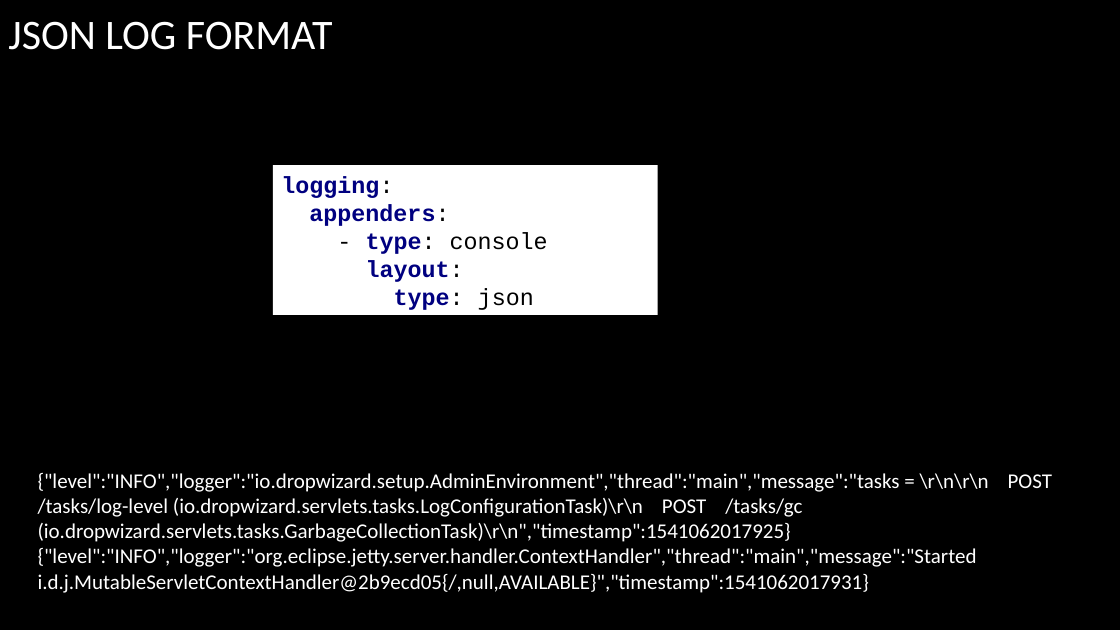
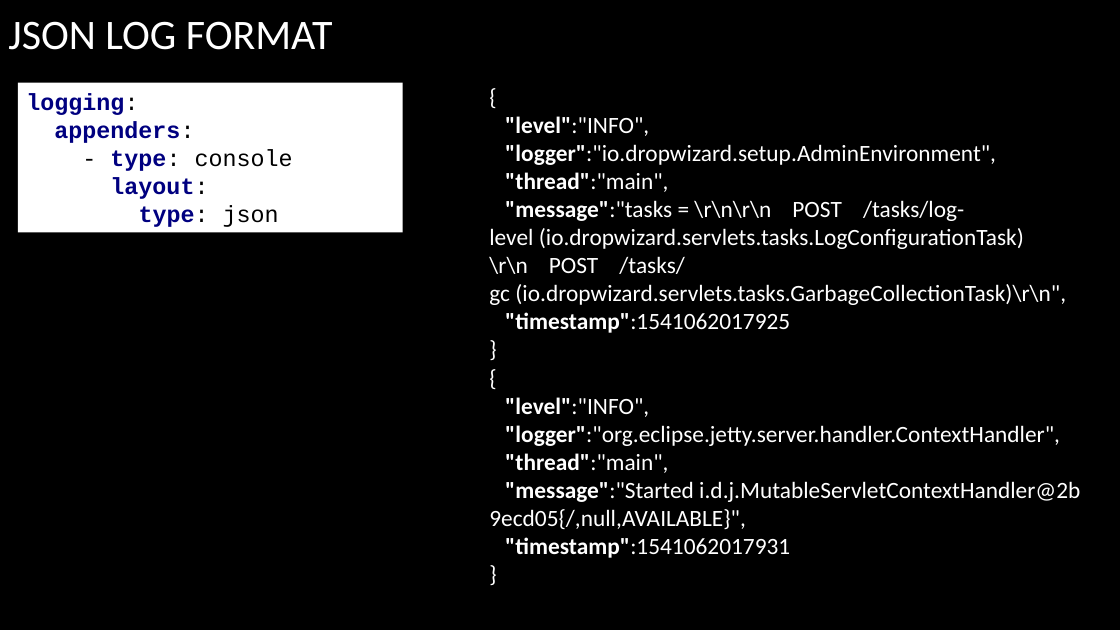
Before and after one commit to arenat/wiza_1, a slide deck: slide 40 of wiza.pptx (slide 39 before the commit). Drawn at 1120x630 pixels with LibreOffice and Linux fonts; fonts in the diff are those of the drawing; background and template pictures are left out. Boxes give left, top, right and bottom in pixels: in the first picture for what was removed or moved away, otherwise in the second. Text is boxed around its words. In the diff, an @@ line names an element or a change of style, - is before the commit and + after.

Commit message:
add presentation

```diff
--- a/wiza.pptx
+++ b/wiza.pptx
@@ rectangle "logging: appenders: - type: console ...": place and size @@
-rectangle "logging: appenders: - type: console ..." at <box>273,166,658,315</box>
+rectangle "logging: appenders: - type: console ..." at <box>18,82,402,232</box>
@@ text at <box>489,116,1080,558</box>: text changed; size 18 to 20 pt @@
-{"level":"INFO","logger":"io.dropwizard.setup.AdminEnvironment","thread":"main","message":"tasks = \r\n\r\n POST /tasks/log-level (io.dropwizard.servlets.tasks.LogConfigurationTask)\r\n POST /tasks/gc (io.dropwizard.servlets.tasks.GarbageCollectionTask)\r\n","timestamp":1541062017925}
-{"level":"INFO","logger":"org.eclipse.jetty.server.handler.ContextHandler","thread":"main","message":"Started i.d.j.MutableServletContextHandler@2b9ecd05{/,null,AVAILABLE}","timestamp":1541062017931}
+{
+"level":"INFO",
+"logger":"io.dropwizard.setup.AdminEnvironment",
+"thread":"main",
+"message":"tasks = \r\n\r\n POST /tasks/log-level (io.dropwizard.servlets.tasks.LogConfigurationTask)\r\n POST /tasks/gc (io.dropwizard.servlets.tasks.GarbageCollectionTask)\r\n",
+"timestamp":1541062017925
+}
+{
+"level":"INFO",
+"logger":"org.eclipse.jetty.server.handler.ContextHandler",
+"thread":"main",
+"message":"Started i.d.j.MutableServletContextHandler@2b9ecd05{/,null,AVAILABLE}",
+"timestamp":1541062017931
+}
```
Also in this commit, not shown: 34 other slides changed, 3 slides added, 1 other file.
